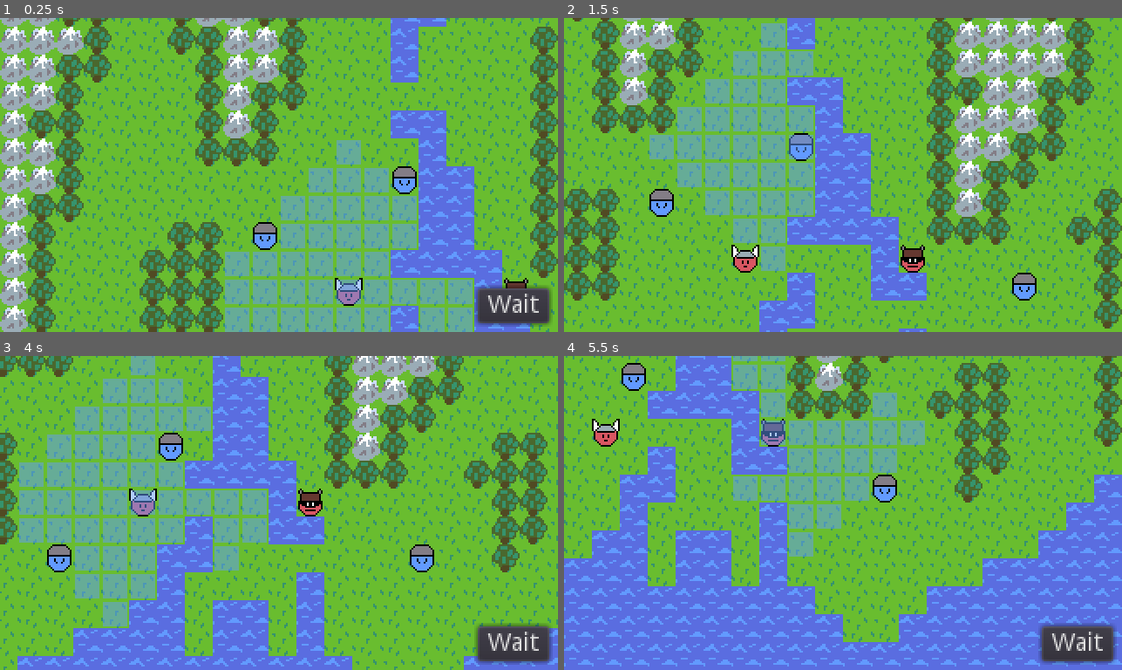
Above: before the commit, frames 1-4 (two rows, left to right).
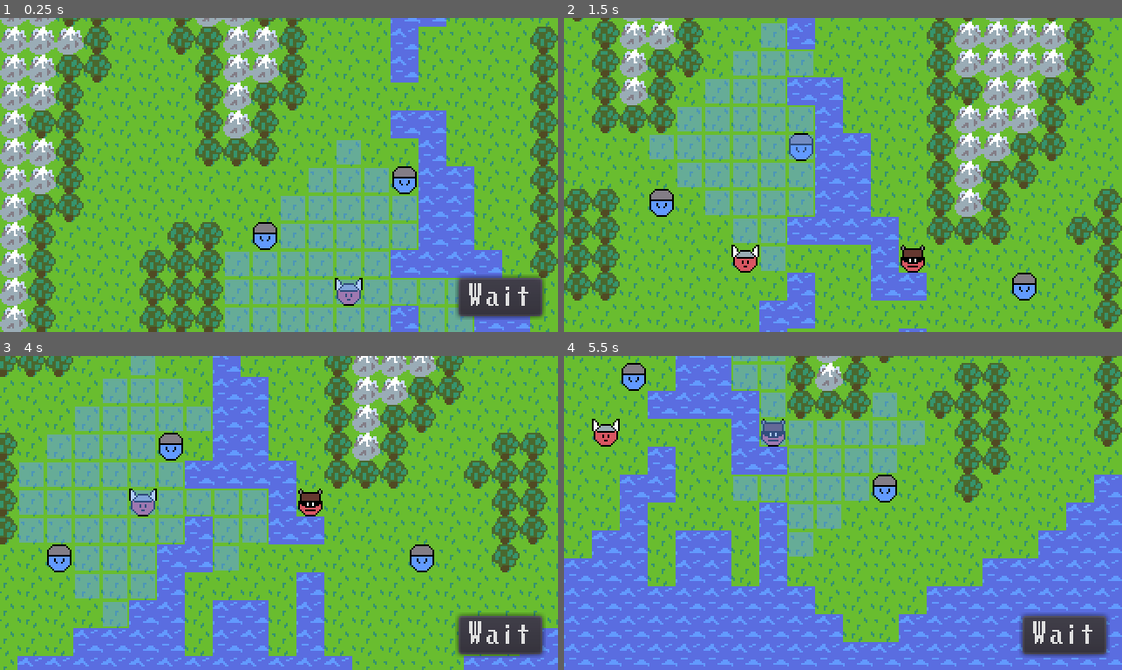
Above: after the commit, the same moments.

Repository: AaronWizard/LegendsOfMajesticSteel
Game: Godot game, scene res://src/game/Game.tscn
The game is run twice, just before and just after one commit, with the same random seed, the same clock (stepped at 60 frames per second) and the same inputs.
Inputs (mouse positions are in pixels of both pictures, inside the frame that each line leads up to):
- Up to frame 1 (0.25 s): no input
- Up to frame 2 (1.5 s): click "Wait" at 0.5 s; click "Wait" at 1.25 s
- Up to frame 3 (4 s): move the mouse to (401, 497) at 2.02 s; click (401, 497) at 2.17 s; drag from (167, 528) to (251, 575) at 2.77 s; move the mouse to (334, 443) at 3.52 s; click (334, 443) at 3.67 s
- Up to frame 4 (5.5 s): click "Wait" at 4.25 s; drag from (815, 575) to (675, 465) at 5.02 s

The runs differ from the first frame. In frame 1, 2.0% of the frame differs, in the area x 81-100%, y 81-99%; in frame 2, nothing differs; in frame 3, 2.0%; in frame 4, 2.1%.

Commit message:
Button theming

Diff:
--- /dev/null
+++ b/resources/gui/font_standard.tres
@@ -0,0 +1,7 @@
+[gd_resource type="DynamicFont" load_steps=2 format=2]
+
+[ext_resource path="res://resources/gui/lunchds.ttf" type="DynamicFontData" id=1]
+
+
+[resource]
+font_data = ExtResource( 1 )
--- /dev/null
+++ b/resources/gui/theme_standard.tres
@@ -0,0 +1,6 @@
+[gd_resource type="Theme" load_steps=2 format=2]
+
+[ext_resource path="res://resources/gui/font_standard.tres" type="DynamicFont" id=1]
+
+[resource]
+default_font = ExtResource( 1 )
--- a/src/game/BattleGUI.tscn
+++ b/src/game/BattleGUI.tscn
@@ -1,6 +1,7 @@
-[gd_scene load_steps=2 format=2]
+[gd_scene load_steps=3 format=2]
 
 [ext_resource path="res://src/game/BattleGUI.gd" type="Script" id=1]
+[ext_resource path="res://resources/gui/theme_standard.tres" type="Theme" id=2]
 
 [node name="BattleGUI" type="CanvasLayer"]
 script = ExtResource( 1 )
@@ -12,10 +13,11 @@
 anchor_top = 1.0
 anchor_right = 1.0
 anchor_bottom = 1.0
-margin_left = -45.6465
-margin_top = -24.9035
-margin_right = -4.64648
-margin_bottom = -4.90347
+margin_left = -56.6688
+margin_top = -30.7296
+margin_right = -8.66882
+margin_bottom = -8.72955
+theme = ExtResource( 2 )
 text = "Wait"
 __meta__ = {
 "_edit_use_anchors_": false
